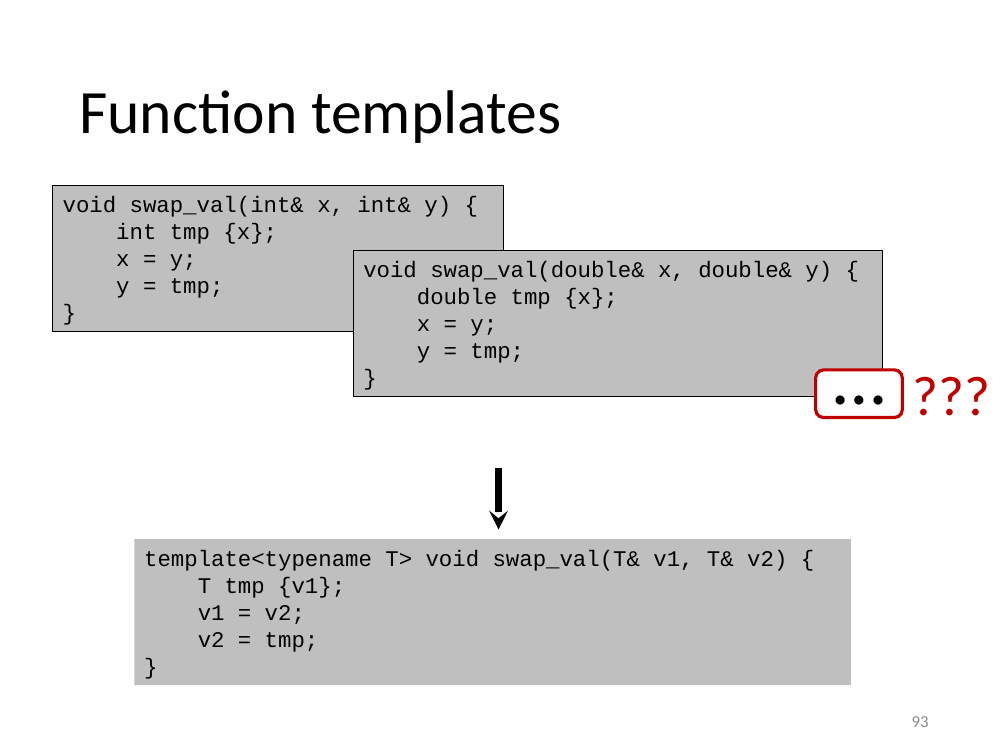
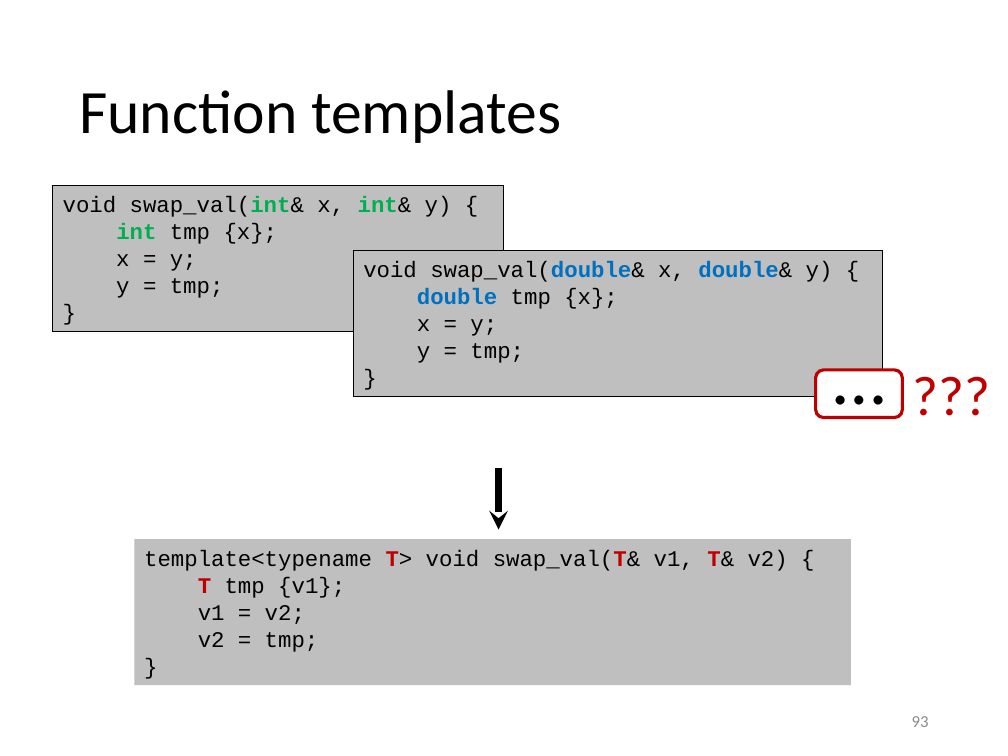
Before and after one commit to gjbex/Scientific-C-plus-plus, a slide deck: slide 93 of scientific_cpp.pptx. Drawn at 1008x756 pixels with LibreOffice and Linux fonts; fonts in the diff are those of the drawing. Boxes give left, top, right and bottom in pixels: in the first picture for what was removed or moved away, otherwise in the second. Text is boxed around its words. In the diff, an @@ line names an element or a change of style, - is before the commit and + after.

Commit message:
Add colors

```diff
--- a/scientific_cpp.pptx
+++ b/scientific_cpp.pptx
@@ text in rectangle at <box>63,196,452,244</box>: text colour #000000 to #00B050, bold on in "swap_val(int& int&", "int" @@
@@ text in rectangle at <box>363,261,833,309</box>: text colour #000000 to #0070C0, bold on in "swap_val(double& double&", "double" @@
@@ text in rectangle at <box>144,550,788,598</box>: text colour #000000 to #C00000, bold on in "T> swap_val(T& T&", "T" @@
```
Also in this commit, not shown: 1 other slide changed.
